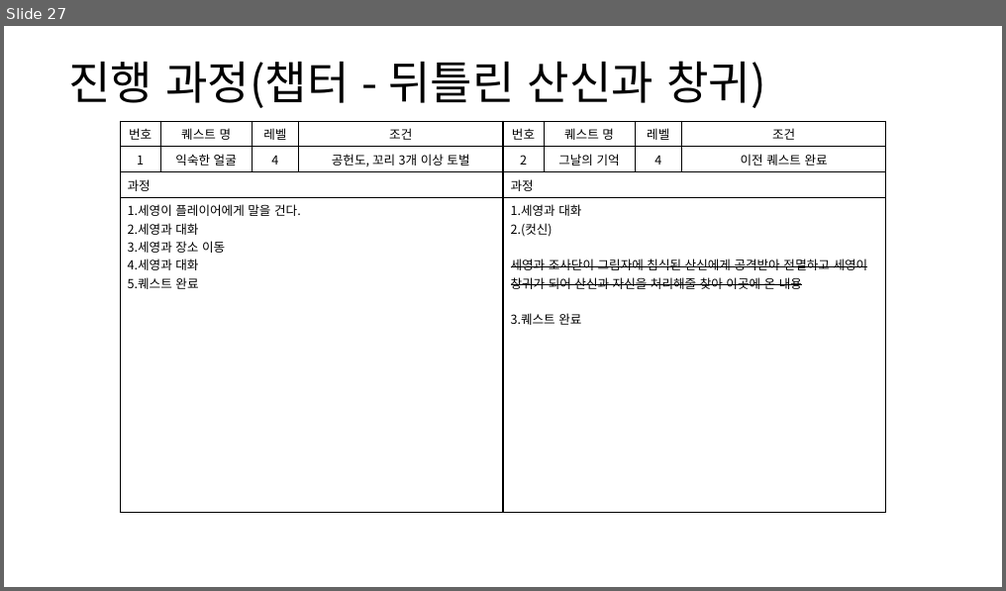
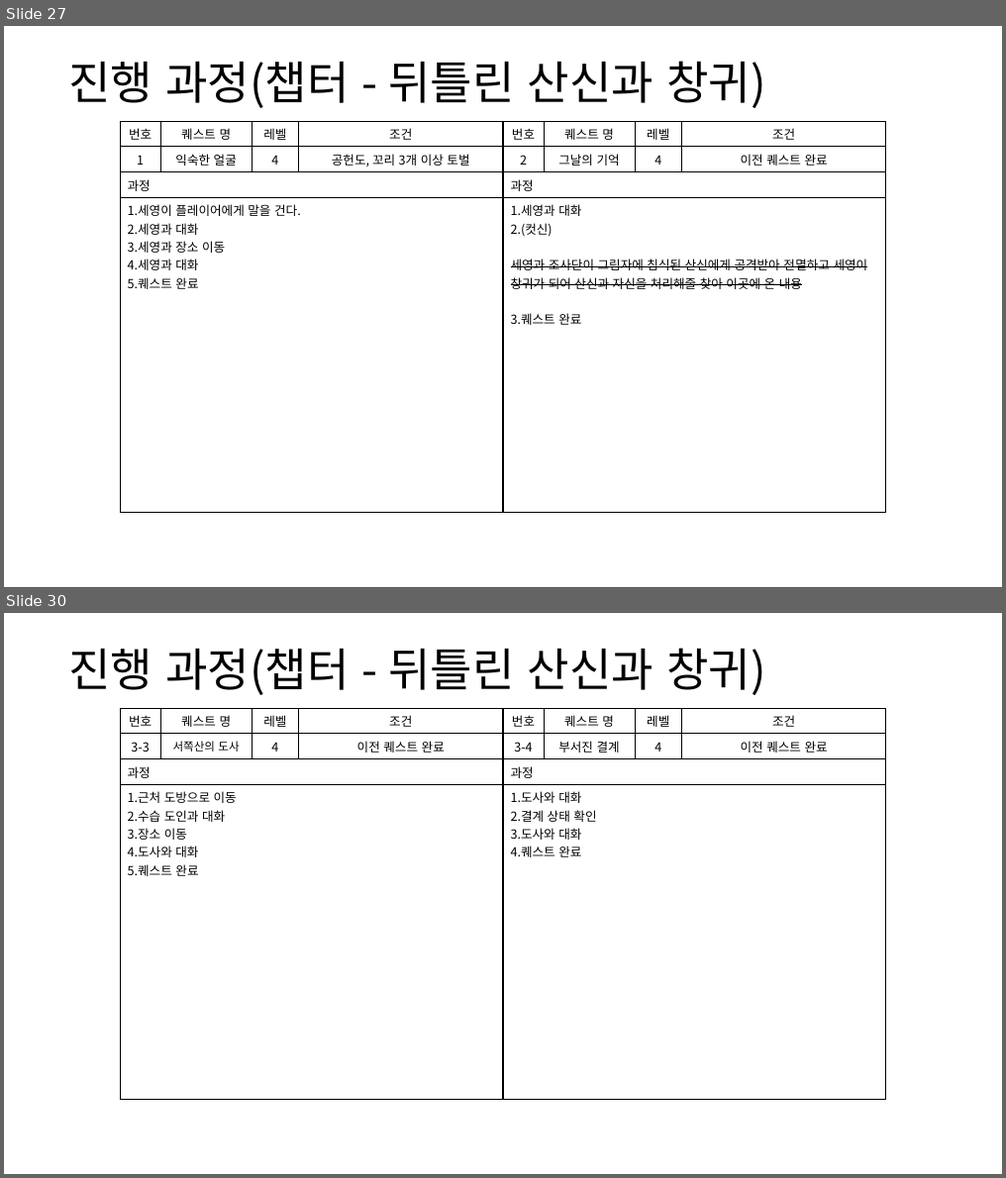
Before and after one commit to yjk0401/unityenginebasic_9th, a slide deck: 기획/퀘스트(메인) 기획서.pptx. Shown one above the other, each under a label of ours: slide 27 before the commit, slides 27 and 30 after it; the slides between them are not shown. The pictures are 1006x591 and 1006x1178 pixels, drawn with LibreOffice and Linux fonts; fonts in the diff are those of the drawing. Boxes give left, top, right and bottom in pixels: in the first picture for what was removed or moved away, otherwise in the second. Text is boxed around its words. In the diff, an @@ line names an element or a change of style, - is before the commit and + after.

```diff
--- a/기획/퀘스트(메인) 기획서.pptx
+++ b/기획/퀘스트(메인) 기획서.pptx
@@ slide 30 added at [4, 613, 1002, 1174], background #FFFFFF @@
@@ text added at [68, 648, 766, 695], 44 pt, text #000000 @@
+진행 과정(챕터 - 뒤틀린 산신과 창귀)
@@ table added at [120, 708, 503, 1090], 4 rows, 4 columns @@
+번호 | 퀘스트 명 | 레벨 | 조건
+3-3 | 서쪽산의 도사 | 4 | 이전 퀘스트 완료
+과정 |  |  | 
+1.근처 도방으로 이동 / 2.수습 도인과 대화 / 3.장소 이동 / 4.도사와 대화 / 5.퀘스트 완료 |  |  | 
@@ table added at [503, 708, 887, 1090], 4 rows, 4 columns @@
+번호 | 퀘스트 명 | 레벨 | 조건
+3-4 | 부서진 결계 | 4 | 이전 퀘스트 완료
+과정 |  |  | 
+1.도사와 대화 / 2.결계 상태 확인 / 3.도사와 대화 / 4.퀘스트 완료 |  |  | 
```
Also in this commit, not shown: 2 slides changed, 7 other slides added, 1 other file.
